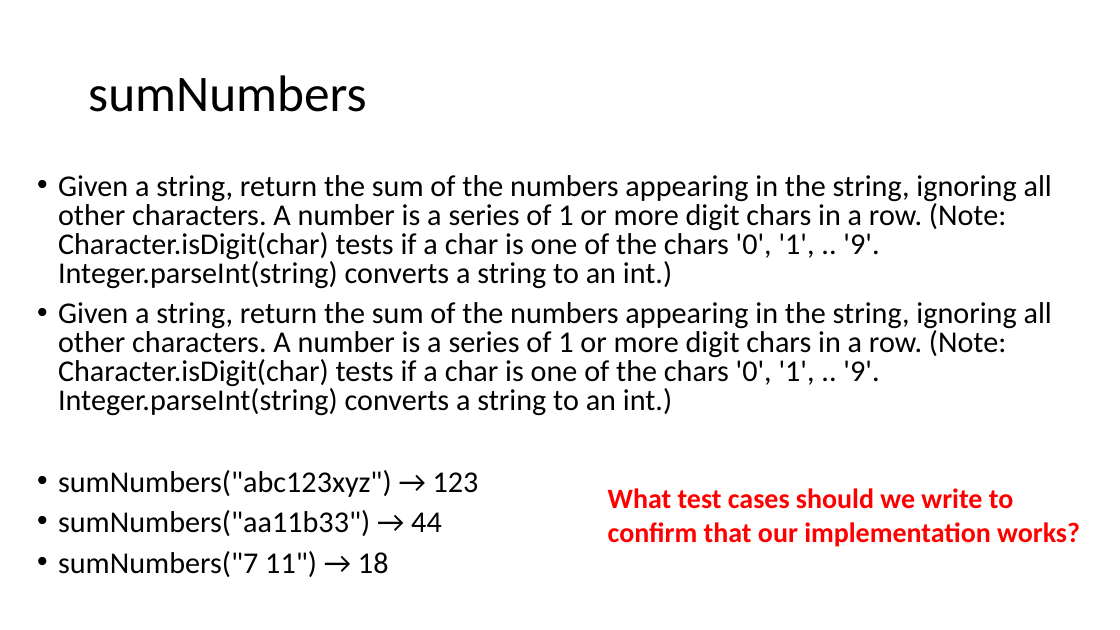
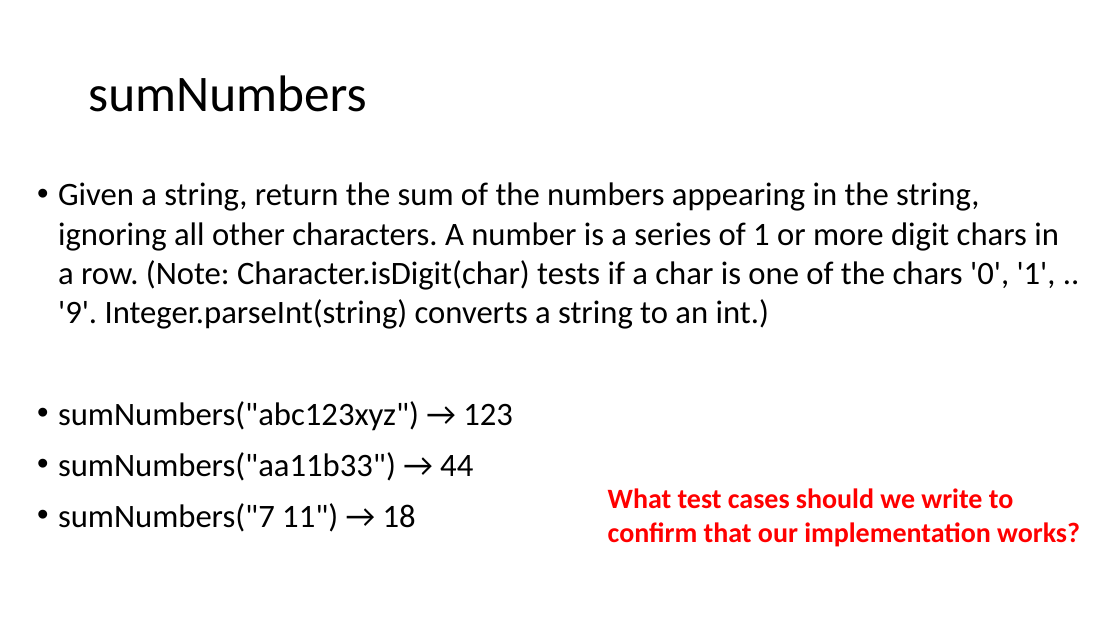
Before and after one commit to ucsd-cse12-w21/ucsd-cse12-w21.github.io, a slide deck: slide 4 of lectures/lecture-02/Lecture-Live C00/Lecture 02 - Lecture.pptx. Drawn at 1120x630 pixels with LibreOffice and Linux fonts; fonts in the diff are those of the drawing. Boxes give left, top, right and bottom in pixels: in the first picture for what was removed or moved away, otherwise in the second. Text is boxed around its words. In the diff, an @@ line names an element or a change of style, - is before the commit and + after.

```diff
--- a/lectures/lecture-02/Lecture-Live C00/Lecture 02 - Lecture.pptx
+++ b/lectures/lecture-02/Lecture-Live C00/Lecture 02 - Lecture.pptx
@@ text "Given a string, return the ..." at [58, 182, 1059, 532]: size 19.4 to 21 pt; line spacing 0.8 to 1 @@
@@ text at [58, 175, 1052, 289]: paragraph removed @@
-• Given a string, return the sum of the numbers appearing in the string, ignoring all other characters. A number is a series of 1 or more digit chars in a row. (Note: Character.isDigit(char) tests if a char is one of the chars '0', '1', .. '9'. Integer.parseInt(string) converts a string to an int.)
```
Also in this commit, not shown: 2 other slides changed, 4 other files.
